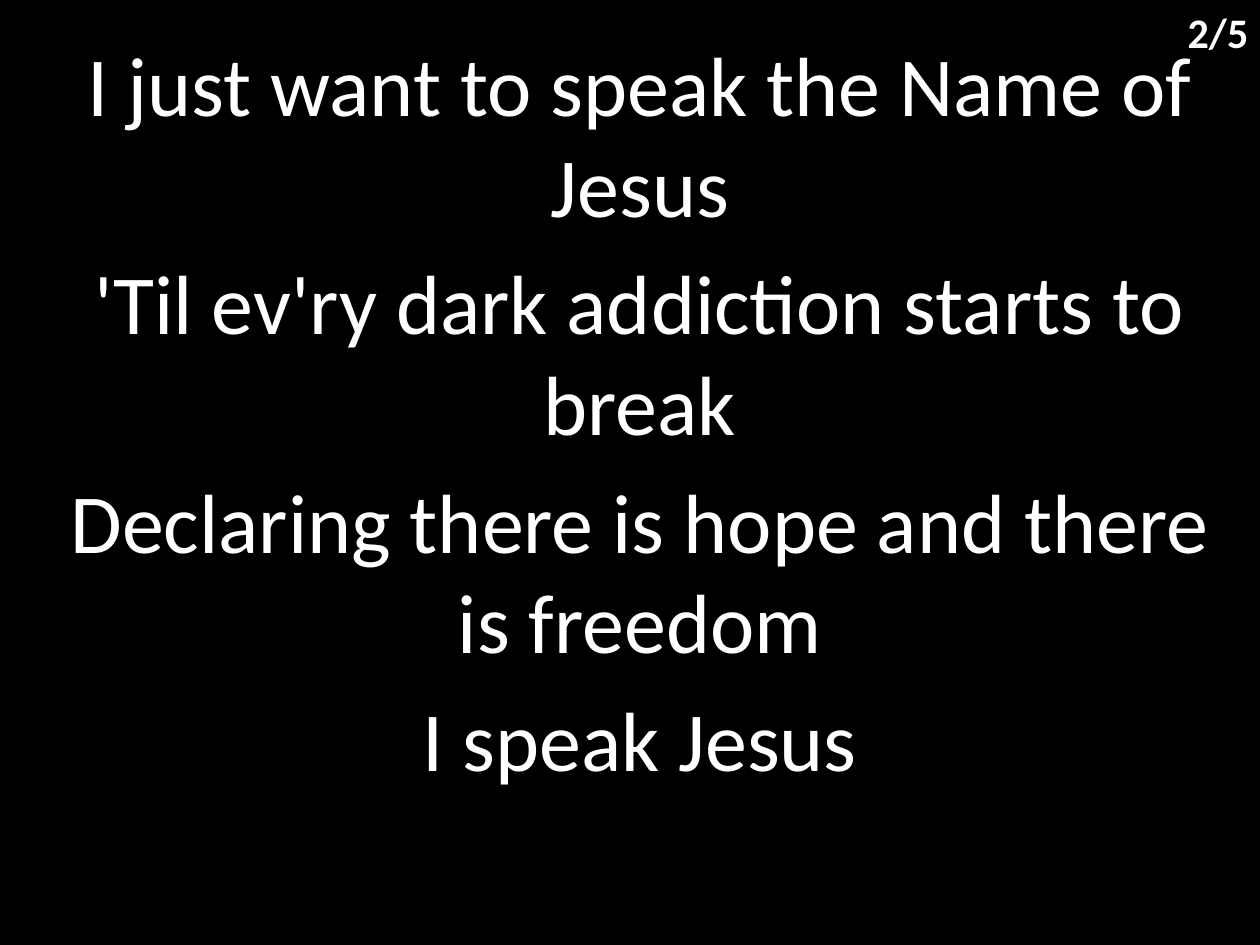
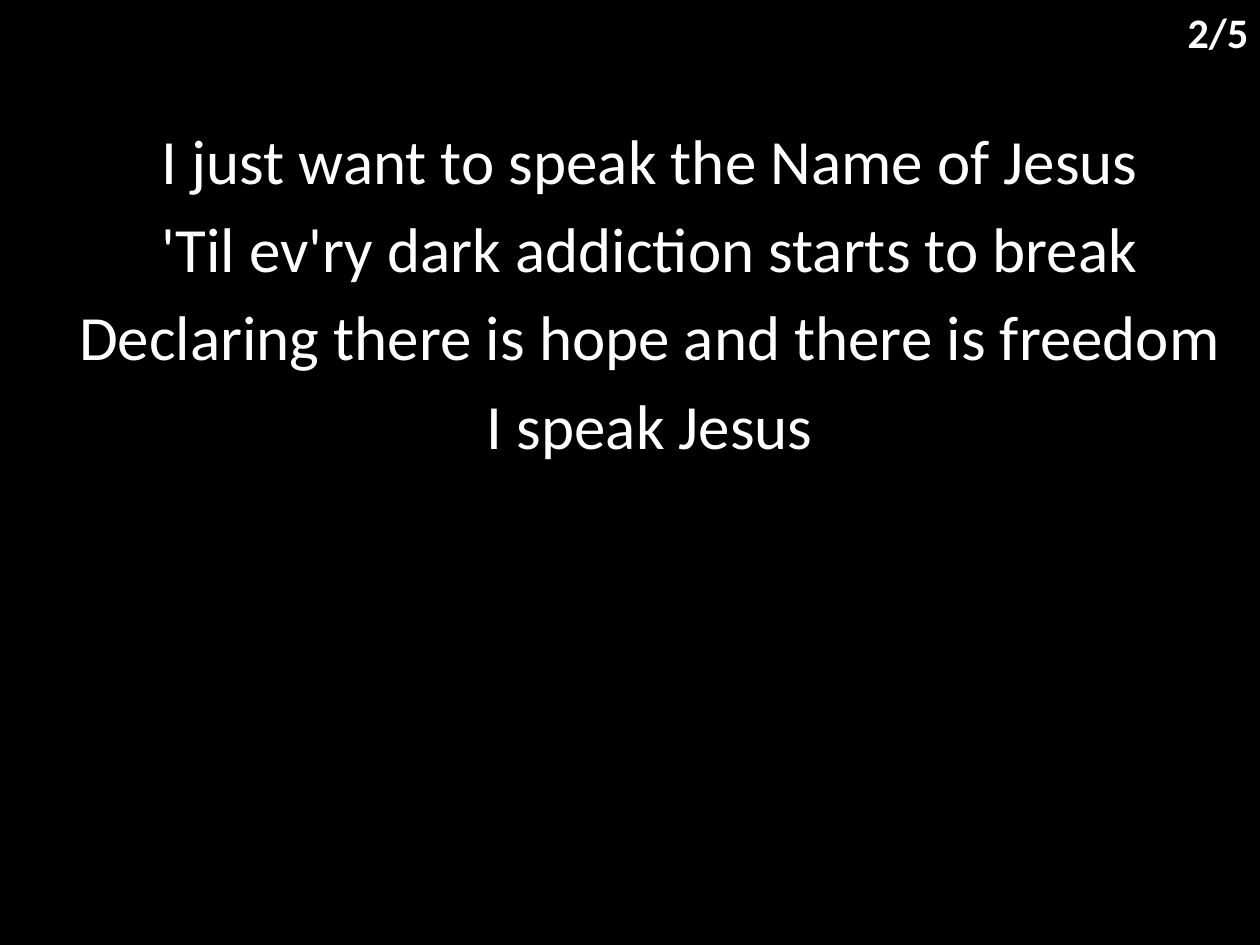
Before and after one commit to hoo-are-ya/worship, a slide deck: slide 3 of docs/songs/i speak jesus.pptx. Drawn at 1260x945 pixels with LibreOffice and Linux fonts; fonts in the diff are those of the drawing. Boxes give left, top, right and bottom in pixels: in the first picture for what was removed or moved away, otherwise in the second. Text is boxed around its words. In the diff, an @@ line names an element or a change of style, - is before the commit and + after.

```diff
--- a/docs/songs/i speak jesus.pptx
+++ b/docs/songs/i speak jesus.pptx
@@ subtitle "I just want to speak ...": place and size @@
-subtitle "I just want to speak ..." at bbox=[71, 46, 1208, 785]
+subtitle "I just want to speak ..." at bbox=[79, 140, 1219, 459]
@@ subtitle "I just want to speak ..." at bbox=[79, 140, 1219, 459]: size 48 to 36 pt; less space between paragraphs @@
```
Also in this commit, not shown: 4 other slides changed, 6 other files.
